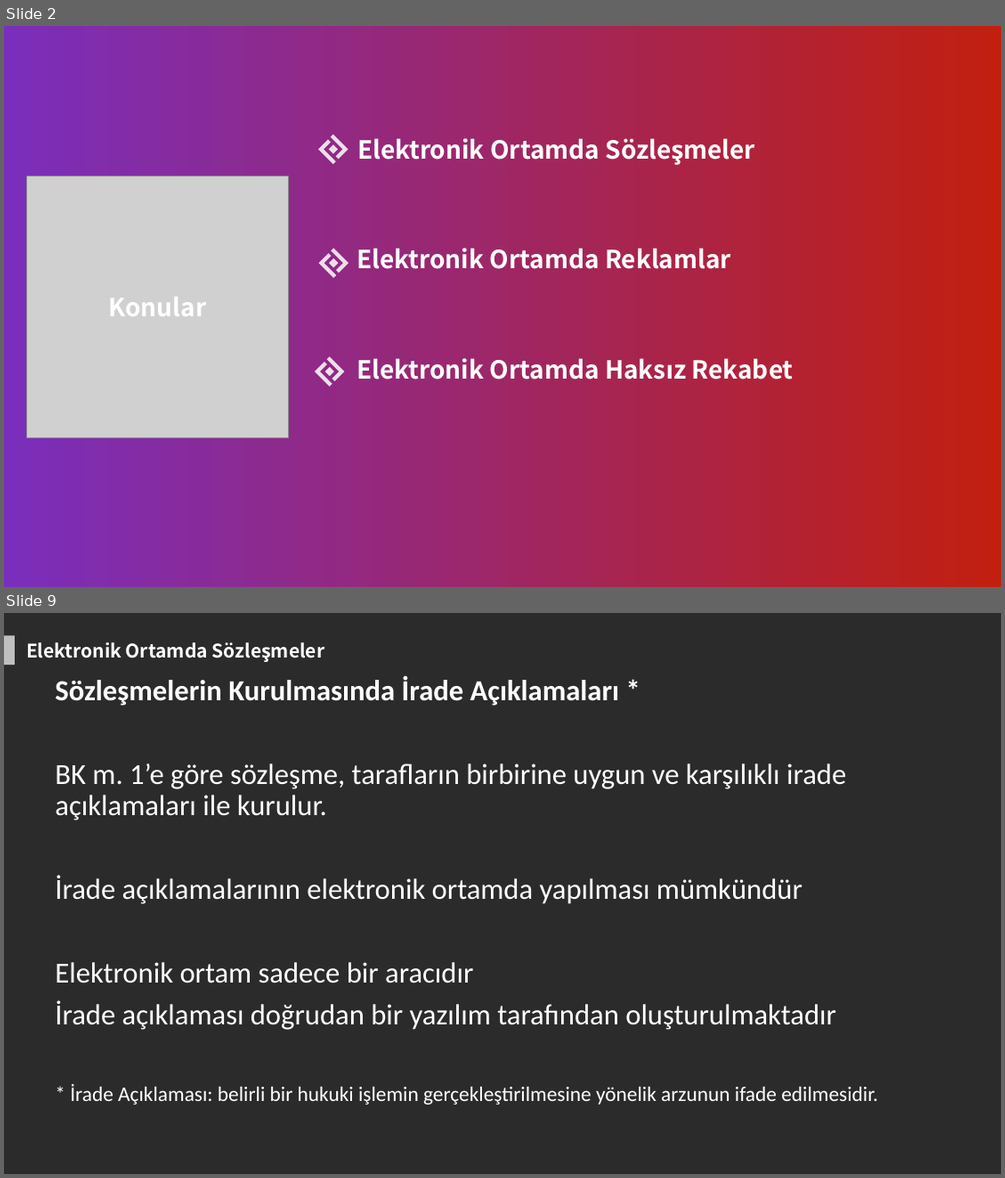
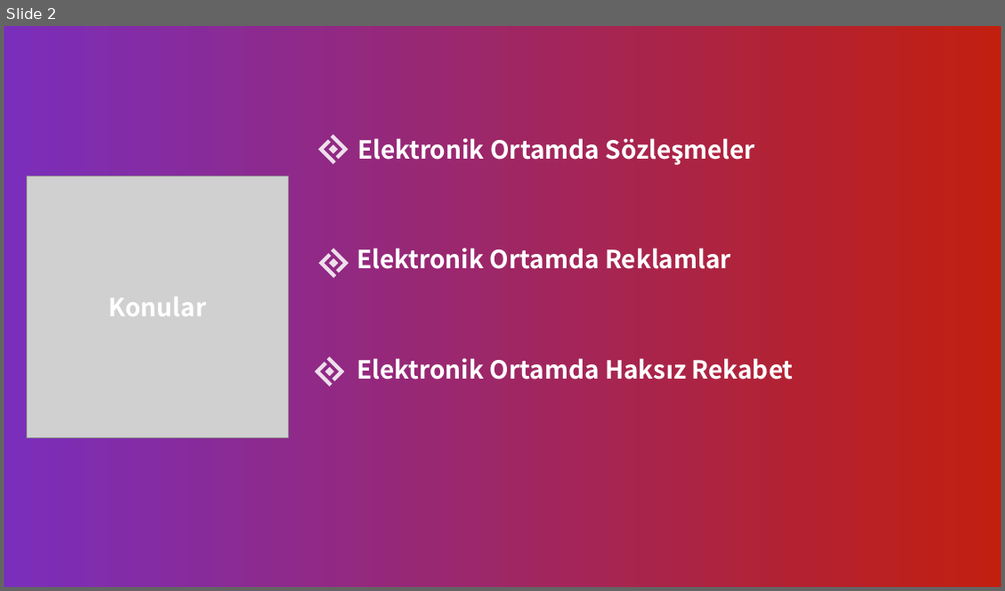
Before and after one commit to zafer-sn/MOS108-Bilisim-Hukuku, a slide deck: Hafta6/Hafta6.pptx. Shown one above the other, each under a label of ours: slides 2 and 9 before the commit, slide 2 after it; the slides between them are not shown. The pictures are 1005x1178 and 1005x591 pixels, drawn with LibreOffice and Linux fonts; fonts in the diff are those of the drawing; grey boxes stand for pictures; background and template pictures are left out; a plain dark background stands for a picture behind light text. Boxes give left, top, right and bottom in pixels: in the first picture for what was removed or moved away, otherwise in the second. Text is boxed around its words. In the diff, an @@ line names an element or a change of style, - is before the commit and + after.

```diff
--- a/Hafta6/Hafta6.pptx
+++ b/Hafta6/Hafta6.pptx
@@ slide 9 removed at (4, 613, 1001, 1174), background picture (left out) @@
@@ rectangle removed at (4, 635, 15, 665) @@
@@ text removed at (26, 642, 208, 658) @@
-Elektronik Ortamda Sözleşmeler
@@ text removed at (55, 676, 878, 1104) @@
-Sözleşmelerin Kurulmasında İrade Açıklamaları *
-BK m. 1’e göre sözleşme, tarafların birbirine uygun ve karşılıklı irade açıklamaları ile kurulur.
-İrade açıklamalarının elektronik ortamda yapılması mümkündür
-Elektronik ortam sadece bir aracıdır
-İrade açıklaması doğrudan bir yazılım tarafından oluşturulmaktadır
-* İrade Açıklaması: belirli bir hukuki işlemin gerçekleştirilmesine yönelik arzunun ifade edilmesidir.
```
Also in this commit, not shown: 3 slides changed, 22 slides added, 28 other slides removed, 1 other file.
